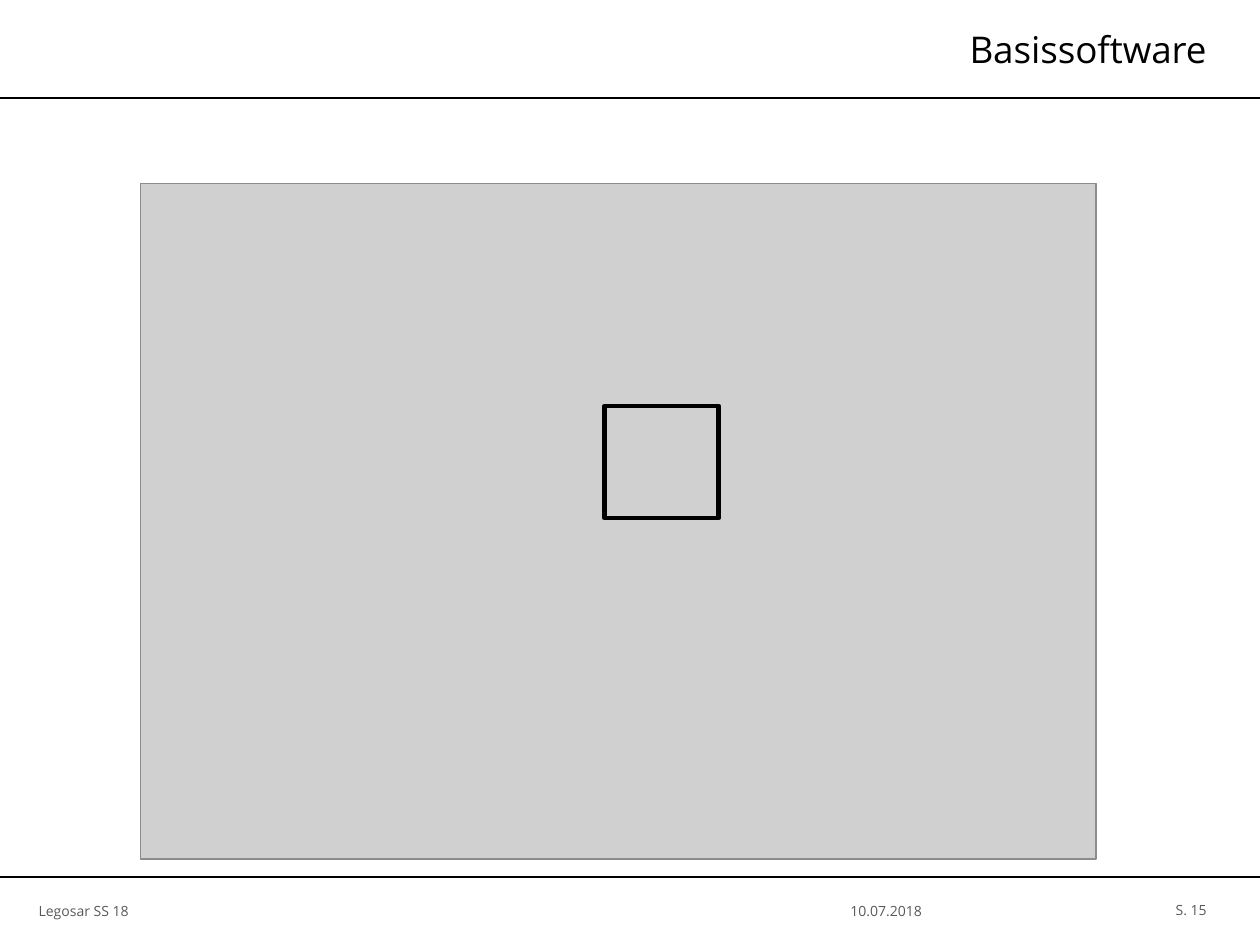
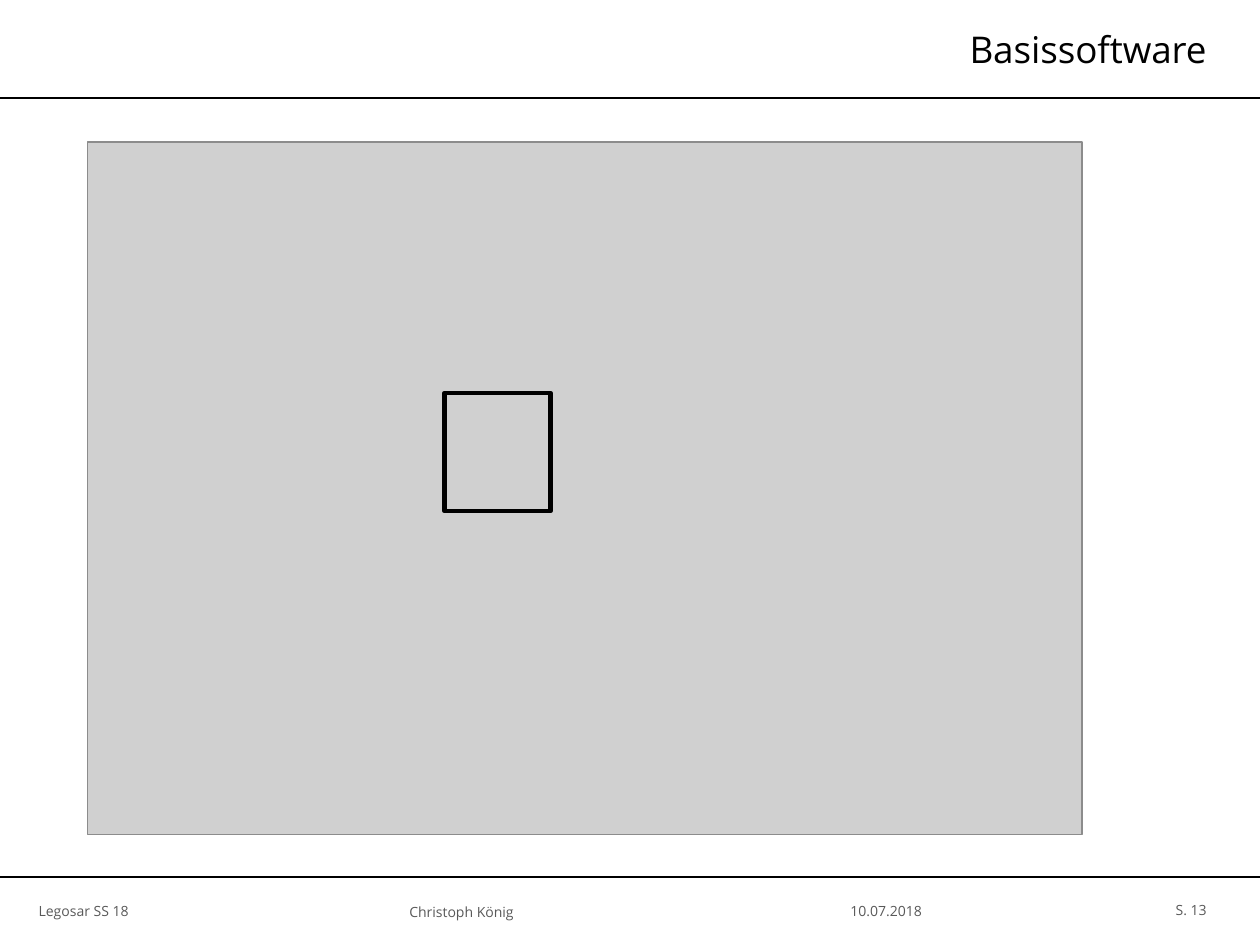
Before and after one commit to SimH1993/OTHR_AUTOSARSS18, a slide deck: slide 13 of Präsentation/Legosar_Master.pptx (slide 15 before the commit). Drawn at 1260x945 pixels with LibreOffice and Linux fonts; fonts in the diff are those of the drawing; grey boxes stand for pictures; background and template pictures are left out. Boxes give left, top, right and bottom in pixels: in the first picture for what was removed or moved away, otherwise in the second. Text is boxed around its words. In the diff, an @@ line names an element or a change of style, - is before the commit and + after.

```diff
--- a/Präsentation/Legosar_Master.pptx
+++ b/Präsentation/Legosar_Master.pptx
@@ picture: place and size @@
-picture at [141, 183, 1097, 858]
+picture at [87, 141, 1082, 833]
@@ rectangle: place and size @@
-rectangle at [605, 407, 719, 519]
+rectangle at [445, 393, 551, 511]
@@ text added at [409, 906, 514, 921], 6 pt, text #595959 @@
+Christoph König
@@ page number at [1176, 905, 1207, 915]: text changed @@
-S. 15
+S. 13
```
Also in this commit, not shown: 27 other slides changed, 7 slides added.
